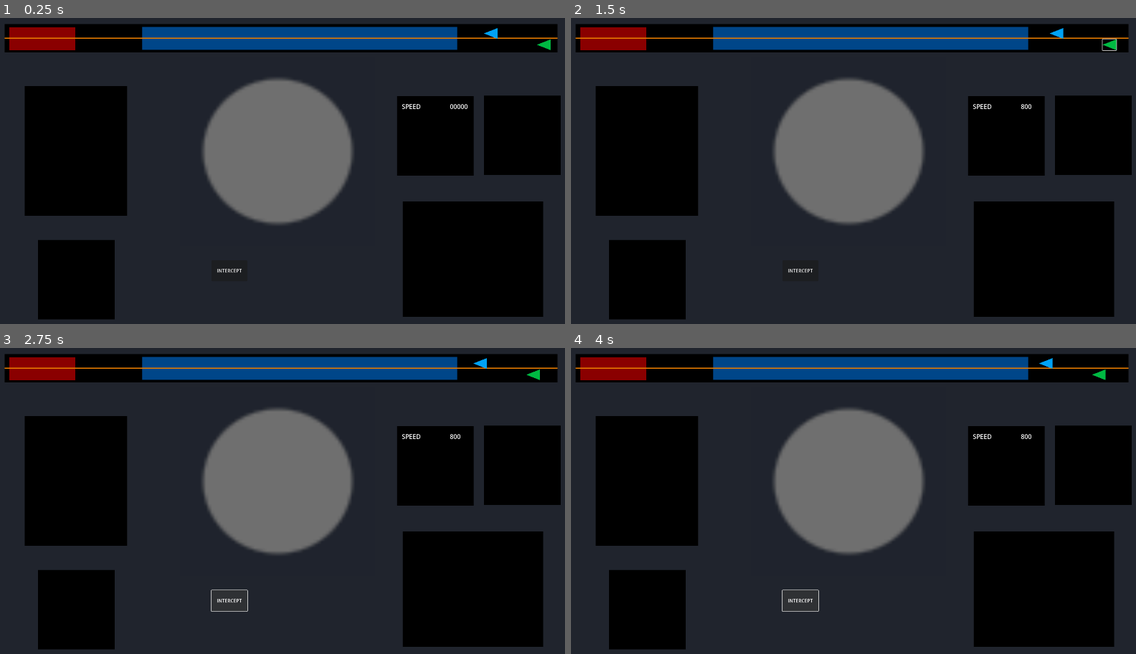
Above: before the commit, frames 1-4 (two rows, left to right).
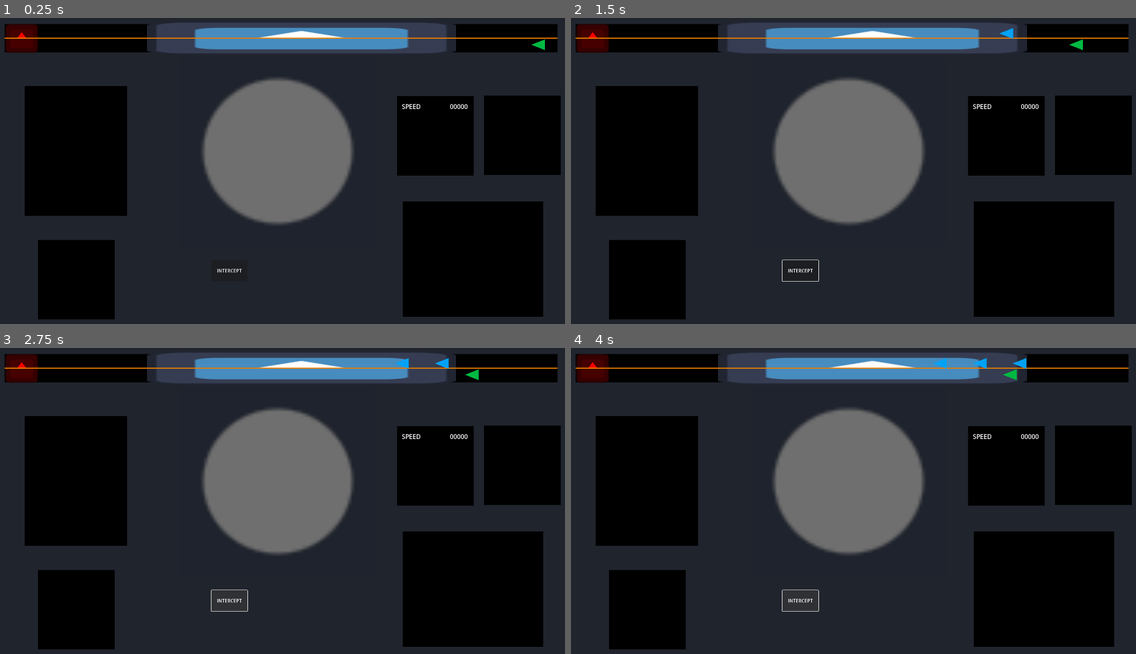
Above: after the commit, the same moments.

Repository: Altered-Dimension-Studios/brackeys-game-jam
Game: Godot game, scene res://Scenes/GameScene.tscn
The game is run twice, just before and just after one commit, with the same random seed, the same clock (stepped at 60 frames per second) and the same inputs. The engine's default icon, where the game draws it, is replaced by a stand-in: a white triangle on a blue panel in a dark square.
Inputs (mouse positions are in pixels of both pictures, inside the frame that each line leads up to):
- Up to frame 1 (0.25 s): no input
- Up to frame 2 (1.5 s): click "INTERCEPT" at 0.5 s; click (1107, 45) at 1.27 s
- Up to frame 3 (2.75 s): click "INTERCEPT" at 2 s
- Up to frame 4 (4 s): click (1102, 375) at 2.77 s; click "INTERCEPT" at 3.5 s

The runs differ from the first frame. In frame 1, 6.4% of the frame differs, in the area x 1-98%, y 1-12%; in frame 2, 6.5%, in the area x 1-97%, y 1-87%; in frame 3, 6.4%; in frame 4, 6.4%.

Commit message:
Added signal bus  (#3)
* Signals and shit

Diff:
--- a/Scenes/Airplane.tscn
+++ b/Scenes/Airplane.tscn
@@ -1,6 +1,9 @@
-[gd_scene load_steps=2 format=3 uid="uid://dpv2td7wftexi"]
+[gd_scene load_steps=3 format=3 uid="uid://dpv2td7wftexi"]
 
 [ext_resource type="Script" path="res://Scripts/Airplane.gd" id="1_lcywo"]
+
+[sub_resource type="RectangleShape2D" id="RectangleShape2D_w4odt"]
+size = Vector2(47, 37)
 
 [node name="Airplane" type="Node2D"]
 script = ExtResource("1_lcywo")
@@ -18,4 +21,14 @@
 offset_bottom = 21.0
 flat = true
 
+[node name="PlaneArea2D" type="Area2D" parent="."]
+collision_layer = 4
+collision_mask = 3
+monitoring = false
+
+[node name="CollisionShape2D" type="CollisionShape2D" parent="PlaneArea2D"]
+position = Vector2(-6.5, 1.5)
+shape = SubResource("RectangleShape2D_w4odt")
+
 [connection signal="pressed" from="Button" to="." method="_on_button_pressed"]
+[connection signal="area_entered" from="PlaneArea2D" to="." method="_on_plane_area_2d_area_entered"]
--- a/Scenes/GameScene.tscn
+++ b/Scenes/GameScene.tscn
@@ -1,12 +1,7 @@
-[gd_scene load_steps=9 format=3 uid="uid://cfco3khamdo54"]
+[gd_scene load_steps=7 format=3 uid="uid://cfco3khamdo54"]
 
 [ext_resource type="Script" path="res://Scripts/game_scene.gd" id="1_0j0ay"]
-[ext_resource type="PackedScene" uid="uid://dpv2td7wftexi" path="res://Scenes/Airplane.tscn" id="1_ruok5"]
-[ext_resource type="Script" path="res://Scripts/globals.gd" id="3_vi5ju"]
-
-[sub_resource type="CanvasItemMaterial" id="CanvasItemMaterial_efpxn"]
-
-[sub_resource type="CanvasItemMaterial" id="CanvasItemMaterial_a5l16"]
+[ext_resource type="PackedScene" uid="uid://c0togfy3dhdww" path="res://Scenes/Map.tscn" id="2_audaf"]
 
 [sub_resource type="Gradient" id="Gradient_rdorf"]
 offsets = PackedFloat32Array(0.534517, 0.56213)
@@ -16,6 +11,8 @@
 gradient = SubResource("Gradient_rdorf")
 fill = 1
 fill_from = Vector2(0.5, 0.5)
+
+[sub_resource type="CanvasItemMaterial" id="CanvasItemMaterial_efpxn"]
 
 [sub_resource type="LabelSettings" id="LabelSettings_84ufs"]
 font_size = 21
@@ -28,61 +25,8 @@
 offset_right = 1920.0
 offset_bottom = 1080.0
 color = Color(0.12549, 0.141176, 0.176471, 1)
-metadata/_edit_use_anchors_ = true
 
-[node name="Map" type="Node2D" parent="."]
-
-[node name="Background" type="ColorRect" parent="Map"]
-offset_left = 35.0
-offset_top = 30.0
-offset_right = 1888.0
-offset_bottom = 125.0
-color = Color(0, 0, 0, 1)
-
-[node name="Blue zone" type="ColorRect" parent="Map"]
-material = SubResource("CanvasItemMaterial_efpxn")
-offset_left = 496.0
-offset_top = 40.0
-offset_right = 1551.0
-offset_bottom = 117.0
-color = Color(0, 0.274239, 0.537999, 1)
-
-[node name="Red zone" type="ColorRect" parent="Map"]
-material = SubResource("CanvasItemMaterial_efpxn")
-offset_left = 50.0
-offset_top = 41.0
-offset_right = 271.0
-offset_bottom = 118.0
-color = Color(0.541176, 0, 0, 1)
-
-[node name="Divider" type="ColorRect" parent="Map"]
-offset_left = 35.0
-offset_top = 76.0
-offset_right = 1888.0
-offset_bottom = 79.0
-color = Color(0.907308, 0.486548, 9.62615e-07, 1)
-
-[node name="Plane" parent="Map" instance=ExtResource("1_ruok5")]
-position = Vector2(1911, -34)
-
-[node name="Markers" type="Node" parent="Map"]
-
-[node name="MapStart" type="Node2D" parent="Map/Markers"]
-material = SubResource("CanvasItemMaterial_a5l16")
-position = Vector2(1853, 77)
-
-[node name="MapEnd" type="Node2D" parent="Map/Markers"]
-material = SubResource("CanvasItemMaterial_a5l16")
-position = Vector2(76, 80)
-script = ExtResource("3_vi5ju")
-
-[node name="MapInterceptorStart" type="Node2D" parent="Map/Markers"]
-material = SubResource("CanvasItemMaterial_a5l16")
-position = Vector2(1537, 79)
-
-[node name="MapInterceptorEnd" type="Node2D" parent="Map/Markers"]
-material = SubResource("CanvasItemMaterial_a5l16")
-position = Vector2(530, 81)
+[node name="Map" parent="." instance=ExtResource("2_audaf")]
 
 [node name="Scanner" type="Node2D" parent="."]
 
@@ -160,4 +104,8 @@
 offset_bottom = 893.0
 text = "INTERCEPT"
 
+[node name="CooldownTimer" type="Timer" parent="ButtonIntercept"]
+wait_time = 5.0
+one_shot = true
+
 [connection signal="pressed" from="ButtonIntercept" to="." method="_on_button_intercept_pressed"]
--- a/Scenes/Interceptor.tscn
+++ b/Scenes/Interceptor.tscn
@@ -1,6 +1,9 @@
-[gd_scene load_steps=2 format=3 uid="uid://dj18by2e3luba"]
+[gd_scene load_steps=3 format=3 uid="uid://dj18by2e3luba"]
 
 [ext_resource type="Script" path="res://Scripts/Interceptor.gd" id="1_tt0kt"]
+
+[sub_resource type="RectangleShape2D" id="RectangleShape2D_bo1hx"]
+size = Vector2(46, 37)
 
 [node name="Interceptor" type="Node2D"]
 script = ExtResource("1_tt0kt")
@@ -18,4 +21,12 @@
 offset_bottom = 21.0
 flat = true
 
+[node name="Area2D" type="Area2D" parent="."]
+collision_layer = 4
+collision_mask = 3
+
+[node name="CollisionShape2D" type="CollisionShape2D" parent="Area2D"]
+position = Vector2(-7, 1.5)
+shape = SubResource("RectangleShape2D_bo1hx")
+
 [connection signal="pressed" from="Button" to="." method="_on_button_pressed"]
--- /dev/null
+++ b/Scenes/Map.tscn
@@ -0,0 +1,90 @@
+[gd_scene load_steps=9 format=3 uid="uid://c0togfy3dhdww"]
+
+[ext_resource type="PackedScene" uid="uid://dpv2td7wftexi" path="res://Scenes/Airplane.tscn" id="1_d5cbb"]
+[ext_resource type="Texture2D" uid="uid://b28e6uutdfs8e" path="res://icon.svg" id="1_gw3s3"]
+[ext_resource type="Script" path="res://Scripts/map.gd" id="1_p43fr"]
+[ext_resource type="Script" path="res://Scripts/globals.gd" id="2_b17ai"]
+
+[sub_resource type="CanvasItemMaterial" id="CanvasItemMaterial_efpxn"]
+
+[sub_resource type="RectangleShape2D" id="RectangleShape2D_nofpy"]
+size = Vector2(128.123, 122.182)
+
+[sub_resource type="RectangleShape2D" id="RectangleShape2D_nbfal"]
+size = Vector2(116.87, 118.667)
+
+[sub_resource type="CanvasItemMaterial" id="CanvasItemMaterial_a5l16"]
+
+[node name="Map" type="Node2D"]
+script = ExtResource("1_p43fr")
+
+[node name="Background" type="ColorRect" parent="."]
+offset_left = 35.0
+offset_top = 30.0
+offset_right = 1888.0
+offset_bottom = 125.0
+color = Color(0, 0, 0, 1)
+
+[node name="Blue zone" type="Sprite2D" parent="."]
+material = SubResource("CanvasItemMaterial_efpxn")
+position = Vector2(1029.5, 77)
+scale = Vector2(8.10156, 0.859375)
+texture = ExtResource("1_gw3s3")
+
+[node name="BlueArea2D" type="Area2D" parent="Blue zone"]
+collision_mask = 4
+monitorable = false
+
+[node name="CollisionShape2D" type="CollisionShape2D" parent="Blue zone/BlueArea2D"]
+position = Vector2(-0.432014, -0.581818)
+shape = SubResource("RectangleShape2D_nofpy")
+
+[node name="Red zone" type="Sprite2D" parent="."]
+modulate = Color(1, 0, 0, 1)
+material = SubResource("CanvasItemMaterial_efpxn")
+position = Vector2(92, 78)
+scale = Vector2(0.859375, 0.75)
+texture = ExtResource("1_gw3s3")
+
+[node name="RedArea2D" type="Area2D" parent="Red zone"]
+collision_layer = 2
+collision_mask = 4
+monitorable = false
+
+[node name="CollisionShape2D" type="CollisionShape2D" parent="Red zone/RedArea2D"]
+position = Vector2(-2.78258, 2)
+shape = SubResource("RectangleShape2D_nbfal")
+
+[node name="Divider" type="ColorRect" parent="."]
+offset_left = 35.0
+offset_top = 76.0
+offset_right = 1888.0
+offset_bottom = 79.0
+color = Color(0.907308, 0.486548, 9.62615e-07, 1)
+
+[node name="Plane" parent="." instance=ExtResource("1_d5cbb")]
+position = Vector2(1911, -34)
+air_speed = 13860
+
+[node name="Markers" type="Node" parent="."]
+
+[node name="MapStart" type="Node2D" parent="Markers"]
+material = SubResource("CanvasItemMaterial_a5l16")
+position = Vector2(1853, 77)
+
+[node name="MapEnd" type="Node2D" parent="Markers"]
+material = SubResource("CanvasItemMaterial_a5l16")
+position = Vector2(76, 80)
+script = ExtResource("2_b17ai")
+
+[node name="MapInterceptorStart" type="Node2D" parent="Markers"]
+material = SubResource("CanvasItemMaterial_a5l16")
+position = Vector2(1537, 79)
+
+[node name="MapInterceptorEnd" type="Node2D" parent="Markers"]
+material = SubResource("CanvasItemMaterial_a5l16")
+position = Vector2(530, 81)
+
+[connection signal="area_entered" from="Blue zone/BlueArea2D" to="." method="_on_blue_area_2d_area_entered"]
+[connection signal="area_exited" from="Blue zone/BlueArea2D" to="." method="_on_blue_area_2d_area_exited"]
+[connection signal="area_entered" from="Red zone/RedArea2D" to="." method="_on_red_area_2d_area_entered"]
--- a/Scenes/Markers.tscn
+++ b/Scenes/Markers.tscn
@@ -22,5 +22,3 @@
 [node name="MapInterceptorEnd" type="Node2D" parent="."]
 material = SubResource("CanvasItemMaterial_a5l16")
 position = Vector2(530, 81)
-
-[node name="Area2D" type="Area2D" parent="MapInterceptorEnd"]
--- a/Scripts/Airplane.gd
+++ b/Scripts/Airplane.gd
@@ -2,7 +2,7 @@
 
 class_name Airplane
 
-@export var air_speed = 800 #km/h
+@export var air_speed = 5000 #km/h
 @export var screen_speed = 0
 @export var start_distance = 100000 #km
 @export var distance = 0
@@ -13,6 +13,7 @@
 @export var markers = []
 var screen_start
 var screen_end
+var in_interception: bool
 
 signal plane_clicked
 
@@ -24,7 +25,10 @@
 	else: distance = _distance
 
 func _ready() -> void:
-	pass
+	in_interception = false
+	#SignalBus.plane_entered_interception.connect(_on_entered_interception)
+	#SignalBus.plane_exited_interception.connect(_on_exit_interception)
+
 
 func _process(delta: float) -> void:
 	var km_per_second = air_speed / 3600.0
@@ -36,7 +40,8 @@
 
 func update_screen_position() -> void:
 	if screen_start && screen_end:
-		var mapped_pos = remap(distance, start_distance, 0, screen_start, screen_end)
+		var mapped_pos = remap(distance, start_distance, 0, screen_start,
+			screen_end)
 		position = Vector2(mapped_pos, position.y)
 
 func move_to(pos: Vector2) -> void:
@@ -45,3 +50,8 @@
 
 func _on_button_pressed() -> void:
 	print(emit_signal("plane_clicked"))
+
+
+func set_intercepted(interception: bool) -> void:
+	print("Setting in interception to " + str(interception))
+	in_interception = interception
--- a/Scripts/game_scene.gd
+++ b/Scripts/game_scene.gd
@@ -10,40 +10,39 @@
 var interceptor: Interceptor
 
 var selected_plane: Airplane
+var EVIL_DISTANCE_HARD_CODED = 84000
 
 func _ready() -> void:
 	airplane = airplane_scene.instantiate() as Airplane
-	interceptor = interceptor_scene.instantiate() as Interceptor
-
 	airplane.constructor([plane_start, plane_end])
-	interceptor.constructor([plane_start, plane_end], 90000)
-
 	airplane.plane_clicked.connect(_plane_selected.bind(airplane))
-	interceptor.plane_clicked.connect(_plane_selected.bind(interceptor))
-
 	add_child(airplane)
-	add_child(interceptor)
 
 	airplane.move_to_marker(plane_start)
-	interceptor.move_to_marker(interceptor_start)
-
-func _process(delta: float) -> void:
-	if airplane != null && airplane.position.x <= plane_end.position.x:
-		remove_child(airplane)
-		selected_plane = null
-		airplane.free()
-	if interceptor != null && \
-		interceptor.position.x < interceptor_end.position.x:
-		remove_child(interceptor)
-		selected_plane = null
-		interceptor = null
-
-	if selected_plane:
-		$Layout/FlightDetailsPanel/SpeedValue.text = str(selected_plane.air_speed)
 
 
 func _plane_selected(plane: Airplane) -> void:
 	selected_plane = plane
 
+
 func _on_button_intercept_pressed() -> void:
-	pass
+	interceptor = interceptor_scene.instantiate() as Interceptor
+	interceptor.constructor([plane_start, plane_end], EVIL_DISTANCE_HARD_CODED)
+	interceptor.plane_clicked.connect(_plane_selected.bind(interceptor))
+	add_child(interceptor)
+	interceptor.move_to_marker(interceptor_start)
+
+
+# Called every frame. 'delta' is the elapsed time since the previous frame.
+#func _process(delta: float) -> void:
+	#if airplane != null && airplane.position.x <= plane_end.position.x:
+		#remove_child(airplane)
+		#selected_plane = null
+		#airplane.free()
+	#if interceptor != null && interceptor.position.x < interceptor_end.position.x:
+			#$ButtonIntercept/CooldownTimer.start()
+			#interceptor.visible = false
+			#selected_plane = null
+	#
+	#if selected_plane:
+		#$Layout/FlightDetailsPanel/SpeedValue.text = str(selected_plane.air_speed)
--- /dev/null
+++ b/Scripts/map.gd
@@ -0,0 +1,23 @@
+extends Node2D
+
+
+func _on_blue_area_2d_area_entered(area: Area2D) -> void:
+	var plane: Airplane = area.get_parent()
+	plane.set_intercepted(true)
+	SignalBus.plane_entered_interception.emit()
+	print("Plane entered interception")
+
+
+func _on_blue_area_2d_area_exited(area: Area2D) -> void:
+	var plane: Airplane = area.get_parent()
+	plane.set_intercepted(false)
+
+	if plane is Interceptor:
+		plane.free()
+	SignalBus.plane_exited_interception.emit()
+	print("Plane exited interception area")
+
+
+func _on_red_area_2d_area_entered(area: Area2D) -> void:
+	SignalBus.plane_entered_red_zone.emit()
+	print("Plane entered red zone")
--- /dev/null
+++ b/Scripts/signal_bus.gd
@@ -0,0 +1,6 @@
+extends Node
+
+
+signal plane_entered_interception
+signal plane_exited_interception
+signal plane_entered_red_zone
--- a/project.godot
+++ b/project.godot
@@ -15,7 +15,17 @@
 config/features=PackedStringArray("4.3", "Forward Plus")
 config/icon="res://icon.svg"
 
+[autoload]
+
+SignalBus="*res://Scripts/signal_bus.gd"
+
 [display]
 
 window/size/viewport_width=1920
 window/size/viewport_height=1080
+
+[layer_names]
+
+2d_physics/layer_1="Interception Layer"
+2d_physics/layer_2="Red Zone Layer"
+2d_physics/layer_3="Plane Layer"
